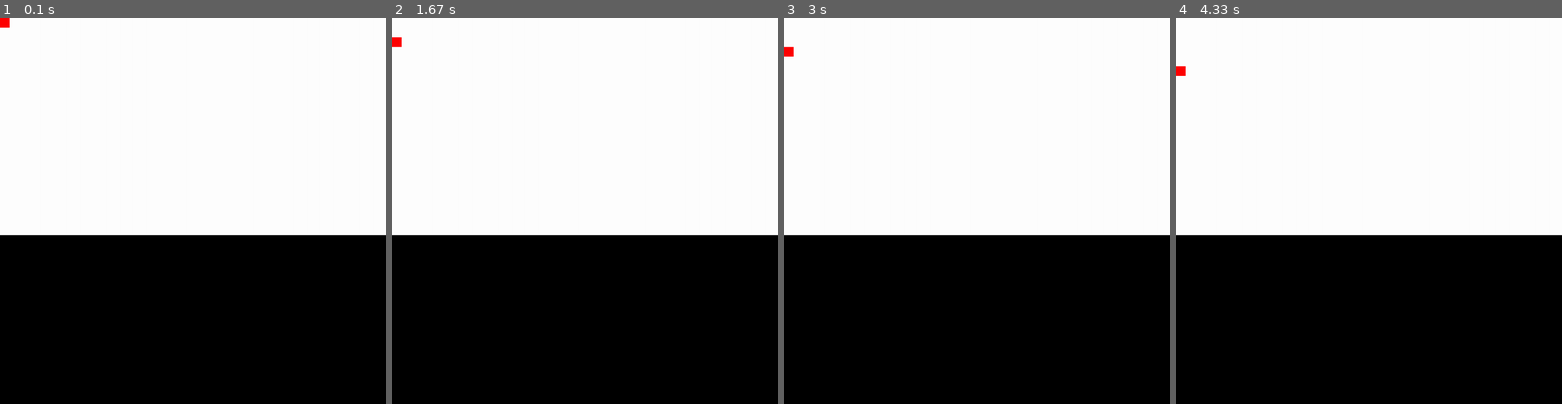
Above: before the commit, frames 1-4 (left to right).
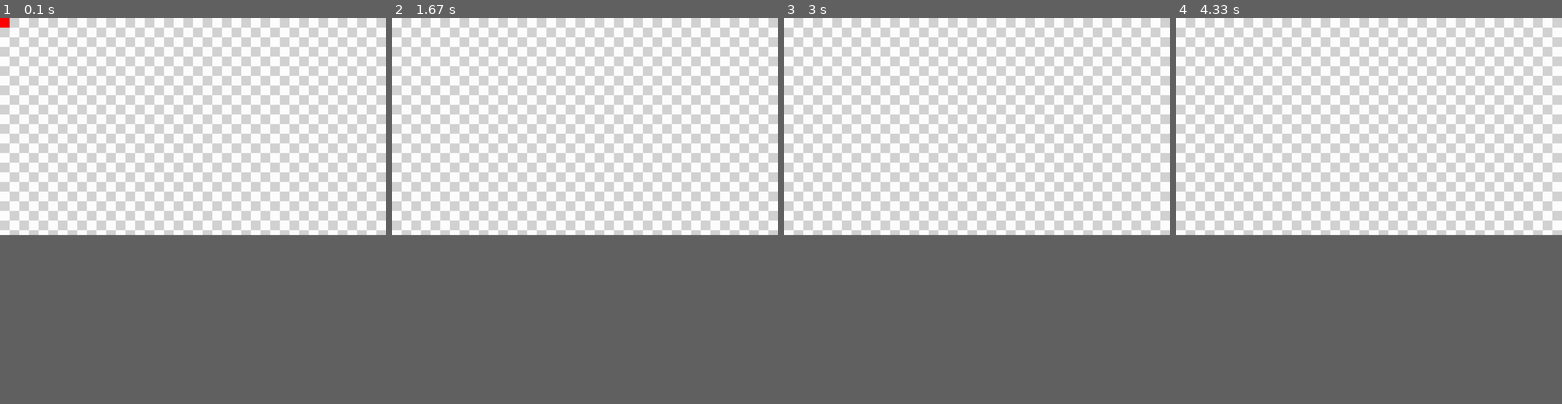
Above: after the commit, the same moments.

Repository: Paulozero99/tetris_pygame
Game: pygame game, started from tetris.py
Same seed, same stepped clock (60 frames per second), same inputs: the game is played once before the commit and once after it.
Inputs:
- Up to frame 1 (0.1 s): no input
- Up to frame 2 (1.67 s): tap Space at 0.33 s; hold Space 0.67-1.13 s; hold D 0.67-1.13 s
- Up to frame 3 (3 s): hold Space 2.17-2.7 s; hold A 2.17-2.7 s
- Up to frame 4 (4.33 s): no input
The window is 900x900 before the commit and 900x506 after it. Grey fills any space a smaller window leaves; there, only what the larger window draws over its background counts as a difference.

The runs differ from the first frame. In frame 1, 27% of the frame differs, in the area x 0-100%, y 0-57%; in frame 2, 28%; in frame 3, 27%; in frame 4, 27%.

Commit message:
criando a lógica de movimento lateral, aceleração na queda caso aperte S e hard drop

Diff:
--- a/tetris.py
+++ b/tetris.py
@@ -1,24 +1,40 @@
 import pygame
 import random
 from configuracoes import *
+from desenhar_fundo import desenhar_fundo
 
 tela_logica = pygame.Surface((LARGURA, ALTURA))
-tela_janela = pygame.display.set_mode((LARGURA_JANELA, LARGURA_JANELA))
+tela_janela = pygame.display.set_mode((LARGURA_JANELA, ALTURA_JANELA))
 
 clock = pygame.time.Clock()
 
+tempo_queda = 0
+intervalo_queda = 800
+
 tempo_movimento = 0
-intervalo_movimento = 800
+intervalo_movimento = 300
+
+fundo = pygame.Surface((LARGURA, ALTURA))
+desenhar_fundo(fundo, limite_culunas, limite_linhas, TAMANHO)
 
 rodando = True
 
 while rodando:
     delta = clock.tick(60)
+
+    tempo_queda += delta
     tempo_movimento += delta
 
     for event in pygame.event.get():
         if event.type == pygame.QUIT:
             rodando = False
+        elif event.type == pygame.KEYDOWN:
+            if event.key == pygame.K_SPACE:
+                nova_coluna, nova_linha = bloco
+
+                nova_posicao_bloco = (nova_coluna, limite_linhas - 1)
+                bloco = nova_posicao_bloco
+
 
     teclas = pygame.key.get_pressed()
 
@@ -27,19 +43,38 @@
 
         nova_coluna, nova_linha = bloco
 
-        nova_linha += 1
+        if teclas[pygame.K_a] and nova_coluna > 0:
+            nova_coluna -= 1
+        if teclas[pygame.K_d] and nova_coluna < limite_culunas - 1:
+            nova_coluna += 1
+        if teclas[pygame.K_s] and nova_linha < limite_linhas - 1:
+            nova_linha += 1
+
+        nova_posicao_bloco = (nova_coluna, nova_linha)
+        bloco = nova_posicao_bloco
+
+    if tempo_queda >= intervalo_queda:
+        tempo_queda -= intervalo_queda
+
+        nova_coluna, nova_linha = bloco
+
+        if nova_linha < limite_linhas - 1:
+            nova_linha += 1
 
         nova_posicao_bloco = (nova_coluna, nova_linha)
         bloco = nova_posicao_bloco
 
     coluna_bloco, linha_bloco = bloco
 
-    tela_logica.fill((255, 255, 255))
+    #tela_logica.fill((100, 0, 0))
+    tela_logica.blit(fundo, (0, 0))
 
     pygame.draw.rect(
         tela_logica,
         (255, 0, 0),
-        (coluna_bloco * TAMANHO, linha_bloco * TAMANHO, TAMANHO, TAMANHO)
+        (
+            coluna_bloco * TAMANHO,linha_bloco * TAMANHO, TAMANHO, TAMANHO
+        )
     )
 
     tela_redimensionada = pygame.transform.scale(tela_logica, (LARGURA_JANELA, ALTURA_JANELA))
